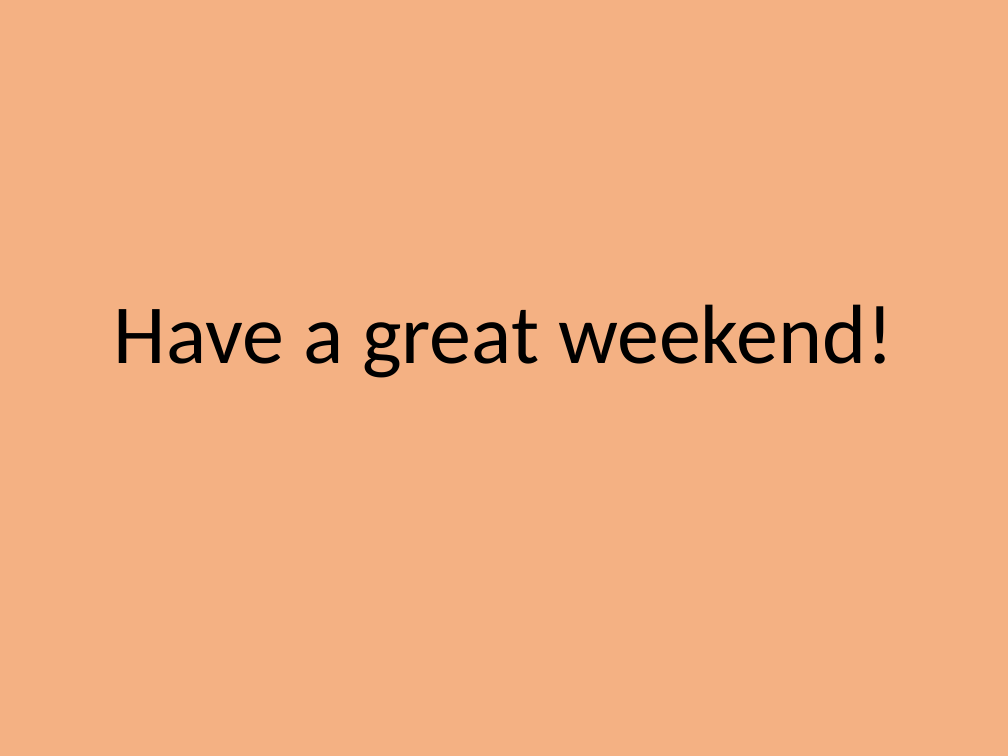
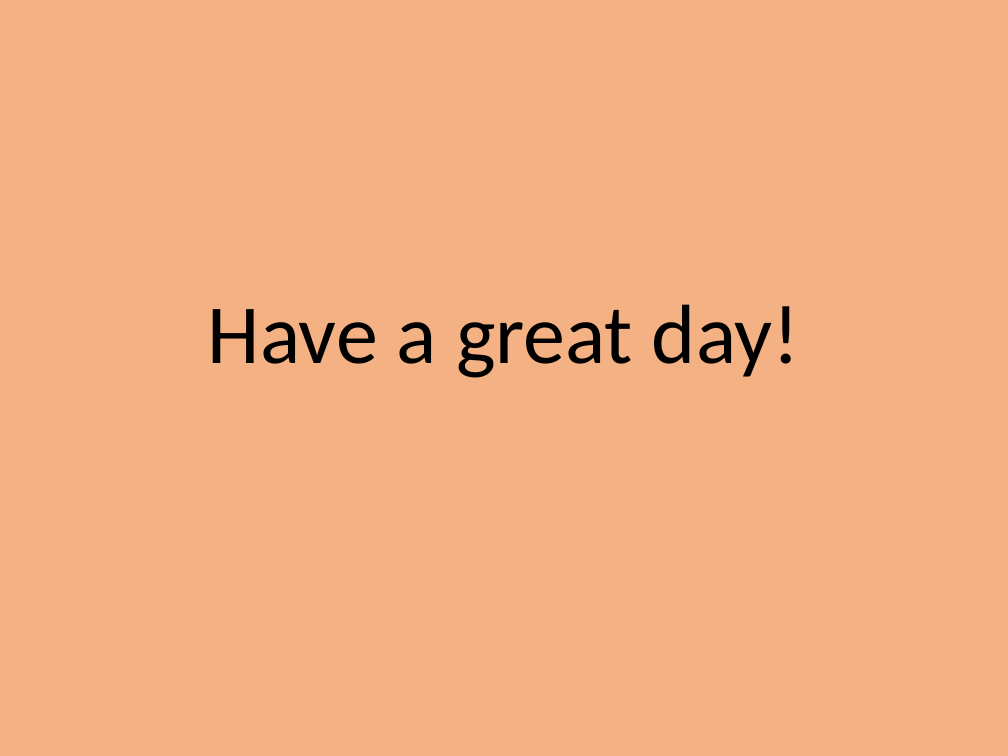
Before and after one commit to PrincetonUniversity/intro_debugging, a slide deck: slide 18 of 01_overview/Introduction_To_Debugging.pptx. Drawn at 1008x756 pixels with LibreOffice and Linux fonts; fonts in the diff are those of the drawing. Boxes give left, top, right and bottom in pixels: in the first picture for what was removed or moved away, otherwise in the second. Text is boxed around its words. In the diff, an @@ line names an element or a change of style, - is before the commit and + after.

```diff
--- a/01_overview/Introduction_To_Debugging.pptx
+++ b/01_overview/Introduction_To_Debugging.pptx
@@ title at box(208, 304, 800, 378): text changed @@
-Have a great weekend!
+Have a great day!
```
Also in this commit, not shown: 1 other slide changed.
